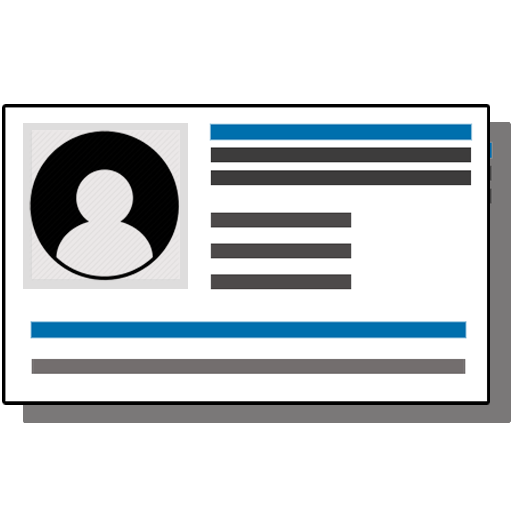
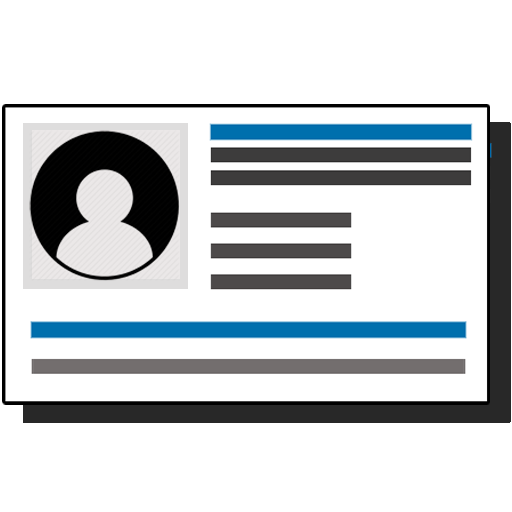
The second 512 x 512 image is a revision of the first. Changes to its layers:
painted on "Layer 2 copy" over [left=23, top=122, right=511, bottom=423]
